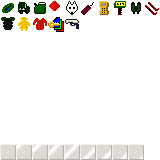
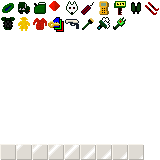
The second 160px x 160px image is a revision of the first. Changes to its layers:
painted on "inventory_items.png" over [82,17,126,30]
